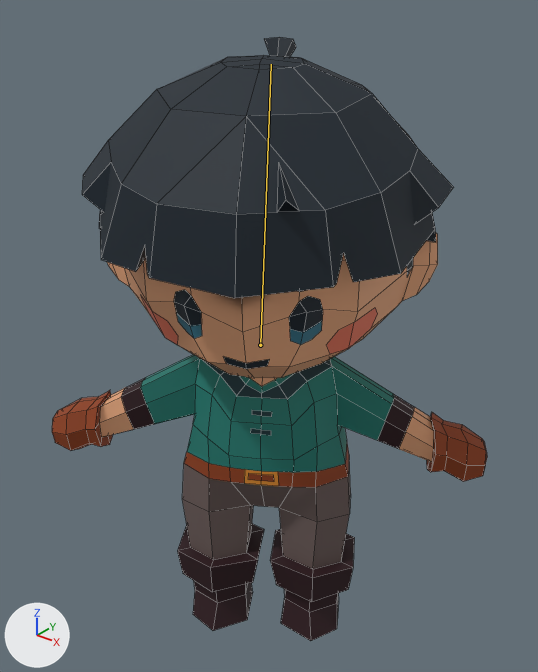
Two versions of the FBX model assets/animations/boy@look.fbx, one commit apart.
The view is the same before and after, from a camera (50 mm lens) standing at (2.66, -3.27, 4.28) and looking at (0.06, -0.02, 2.26). Arrows for +X, +Y and +Z are at lower left; the lights stay in place. The bones that change are drawn over the model as lines. Mesh edges are drawn as thin lines.
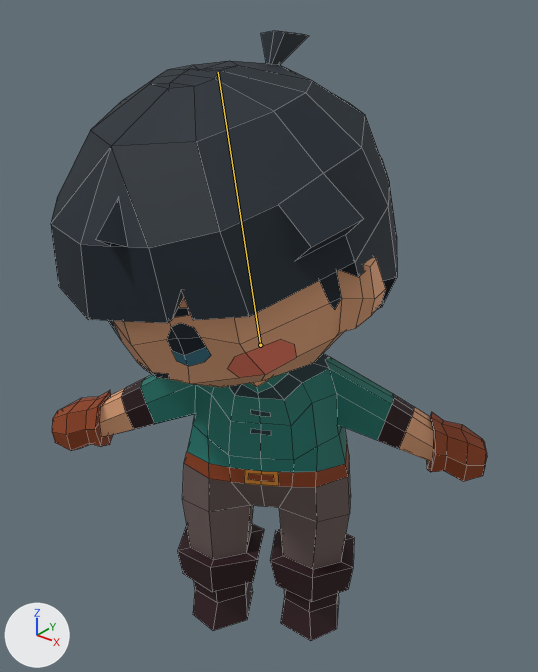
The newer file adds an action. The first version stands in its rest pose; the second is drawn at frame 16 of the action 'Armature|ArmatureAction'.

Boxes (x1, y1, x2, y2) around the edits, measured in the pictures (538 x 672 px):
'Cylinder', posed
    before: (52, 37, 487, 641)
    after: (51, 30, 487, 641)
bone 'head', root to tip
    before: (260, 345) to (271, 64)
    after: (260, 345) to (218, 72)

The change in detail:
Bone 'head' (bone_head) turns from (0, 0, 0) to (13, -33, -4) degrees about its own x, y and z.
